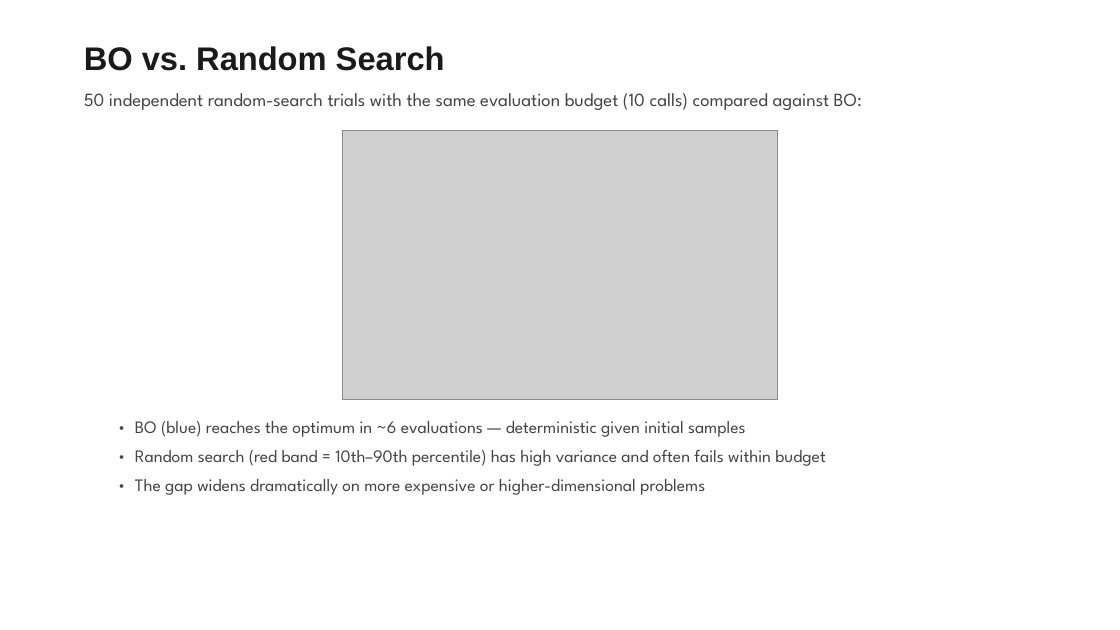
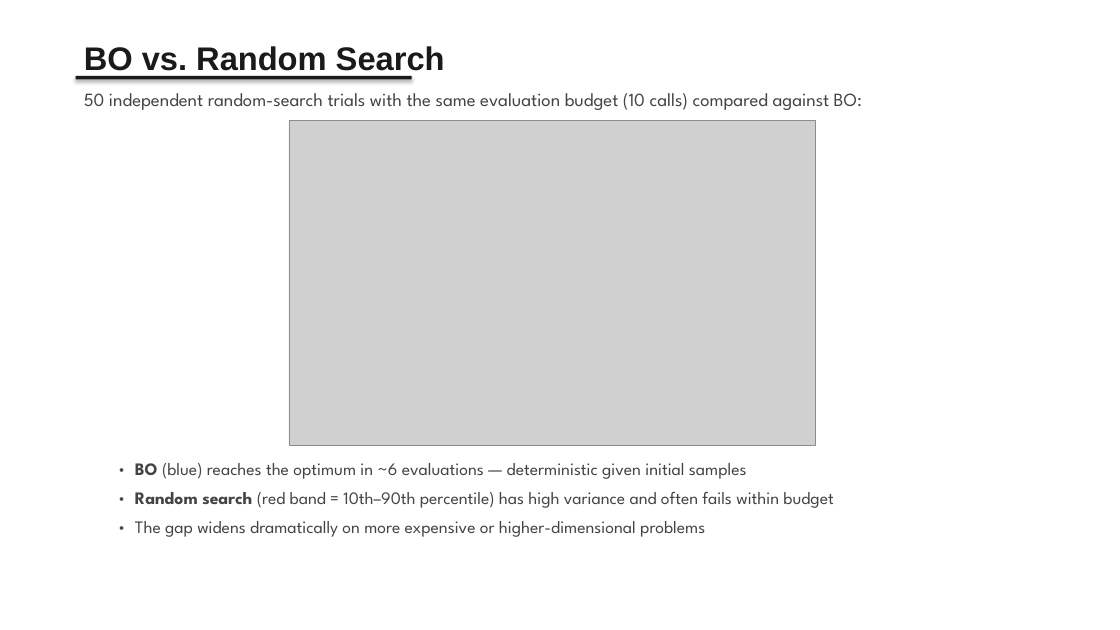
Before and after one commit to AHMalik2000/KIMM-Shared-Data, a slide deck: slide 34 of presentation.pptx. Drawn at 1120x630 pixels with LibreOffice and Linux fonts; fonts in the diff are those of the drawing; grey boxes stand for pictures. Boxes give left, top, right and bottom in pixels: in the first picture for what was removed or moved away, otherwise in the second. Text is boxed around its words. In the diff, an @@ line names an element or a change of style, - is before the commit and + after.

```diff
--- a/presentation.pptx
+++ b/presentation.pptx
@@ rectangle added at [76,76,412,79], fill #1A1A1A @@
@@ picture: place and size @@
-picture at [342,130,778,399]
+picture at [289,120,815,445]
@@ text "• BO (blue) reaches the ...": place and size @@
-text "• BO (blue) reaches the ..." at [135,421,746,437]
+text "• BO (blue) reaches the ..." at [135,463,747,479]
@@ text "• BO (blue) reaches the ..." at [135,463,747,479]: bold on in "BO" @@
@@ text "• Random search (red band ...": place and size @@
-text "• Random search (red band ..." at [135,450,825,466]
+text "• Random search (red band ..." at [135,492,833,508]
@@ text "• Random search (red band ..." at [135,492,833,508]: bold on in "Random search" @@
@@ text "• The gap widens dramatically ...": place and size @@
-text "• The gap widens dramatically ..." at [135,479,705,495]
+text "• The gap widens dramatically ..." at [135,521,705,537]
```
Also in this commit, not shown: 15 other slides changed.
